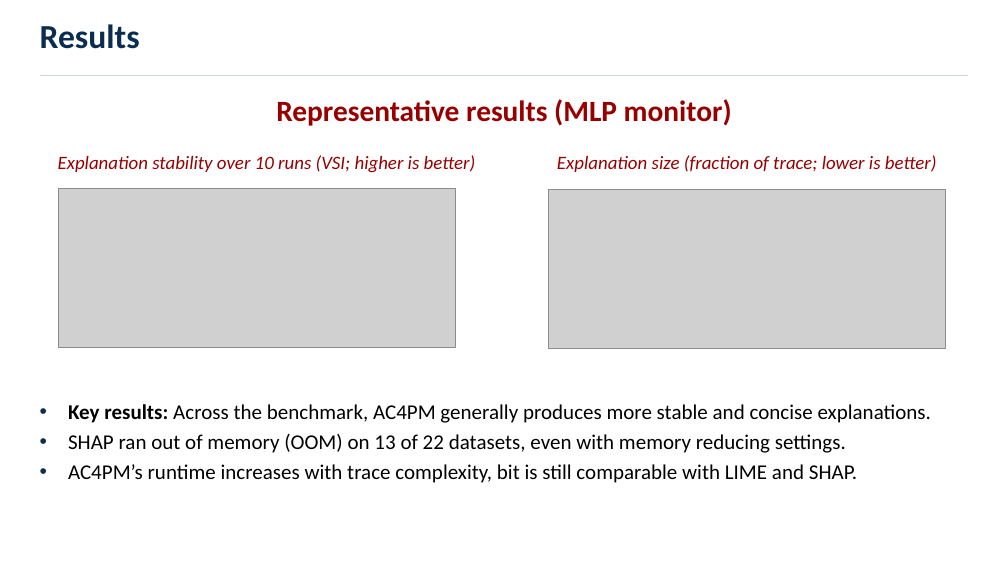
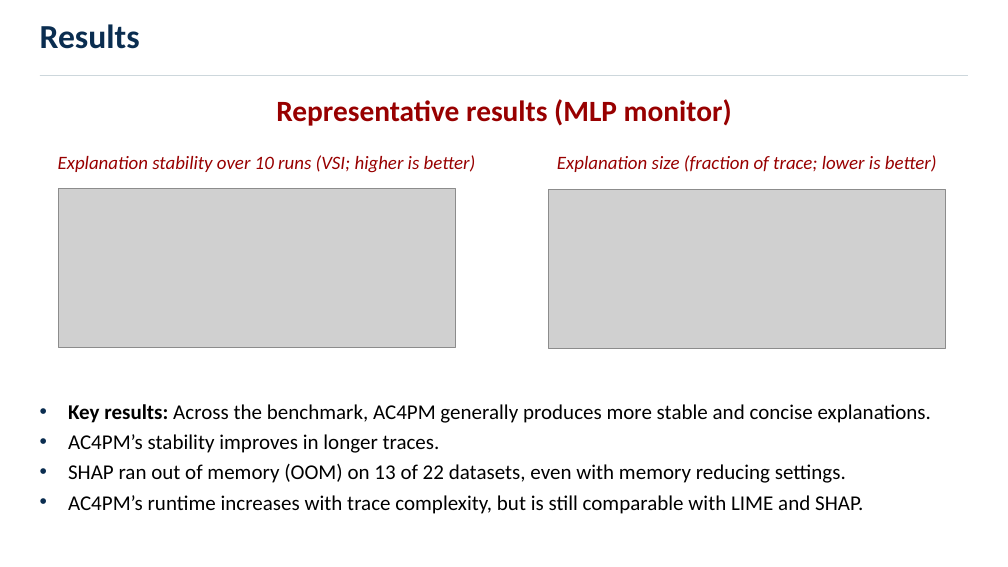
Before and after one commit to tomyaacov/tomyaacov.github.io, a slide deck: slide 12 of files/ICDM2026.pptx. Drawn at 1008x567 pixels with LibreOffice and Linux fonts; fonts in the diff are those of the drawing; grey boxes stand for pictures. Boxes give left, top, right and bottom in pixels: in the first picture for what was removed or moved away, otherwise in the second. Text is boxed around its words. In the diff, an @@ line names an element or a change of style, - is before the commit and + after.

```diff
--- a/files/ICDM2026.pptx
+++ b/files/ICDM2026.pptx
@@ text at bbox=[68, 434, 440, 453]: paragraph added @@
+• AC4PM’s stability improves in longer traces.
@@ text at bbox=[68, 495, 863, 514]: text changed @@
-• AC4PM’s runtime increases with trace complexity, bit is still comparable with LIME and SHAP.
+• AC4PM’s runtime increases with trace complexity, but is still comparable with LIME and SHAP.
```
Also in this commit, not shown: 3 other slides changed.
